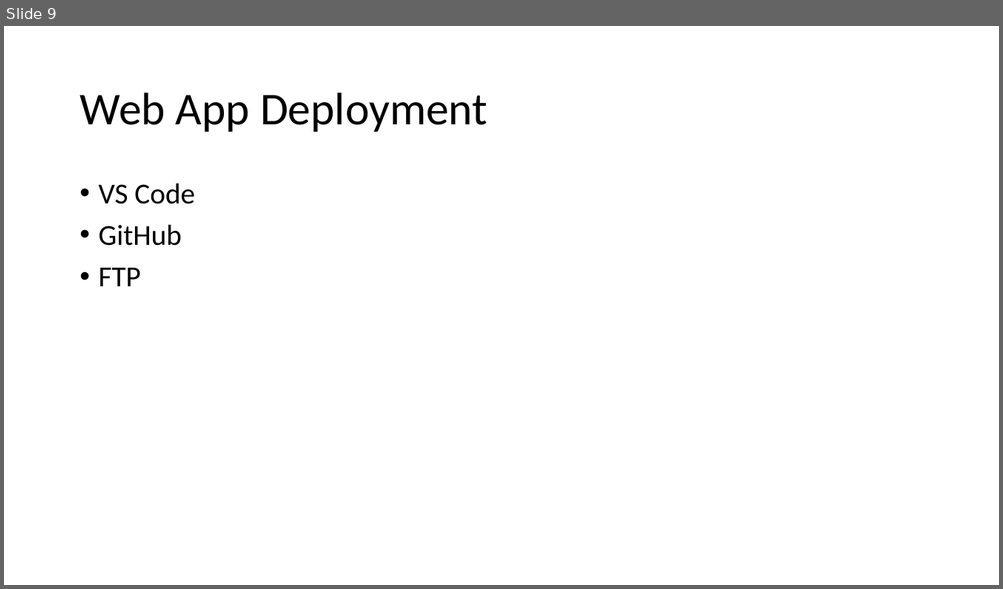
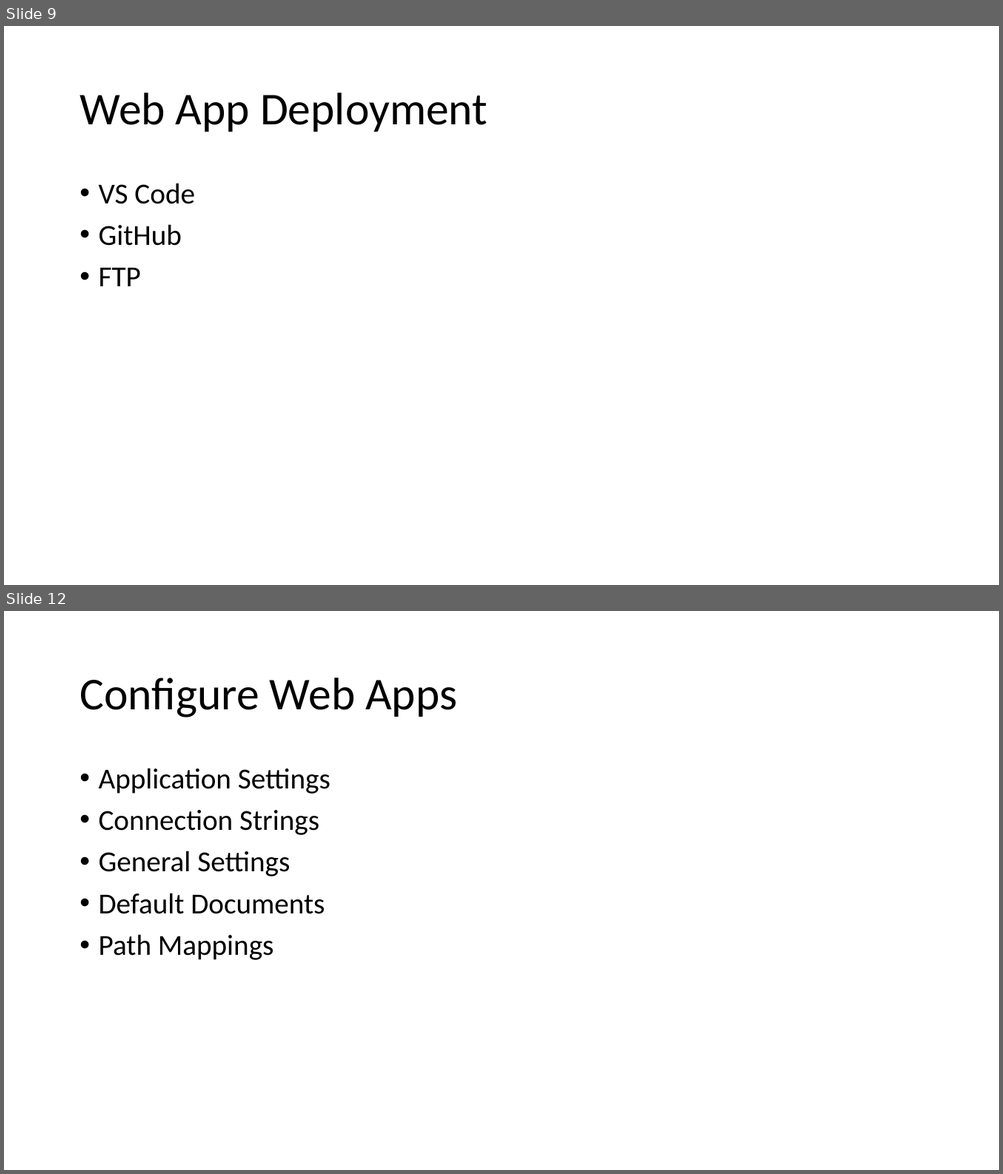
Before and after one commit to aswini-roy/Az104-D, a slide deck: Design and Implement Azure App Service Apps.pptx. Shown one above the other, each under a label of ours: slide 9 before the commit, slides 9 and 12 after it; the slides between them are not shown. The pictures are 1003x589 and 1003x1174 pixels, drawn with LibreOffice and Linux fonts; fonts in the diff are those of the drawing. Boxes give left, top, right and bottom in pixels: in the first picture for what was removed or moved away, otherwise in the second. Text is boxed around its words. In the diff, an @@ line names an element or a change of style, - is before the commit and + after.

```diff
--- a/Design and Implement Azure App Service Apps.pptx
+++ b/Design and Implement Azure App Service Apps.pptx
@@ slide 12 added at bbox=[4, 611, 999, 1170], background #FFFFFF @@
@@ title added at bbox=[79, 678, 457, 718], 44 pt, text #000000 @@
+Configure Web Apps
@@ text added at bbox=[99, 768, 330, 960], 28 pt, text #000000 @@
+• Application Settings
+• Connection Strings
+• General Settings
+• Default Documents
+• Path Mappings
```
Also in this commit, not shown: 1 slide changed, 4 other slides added.
